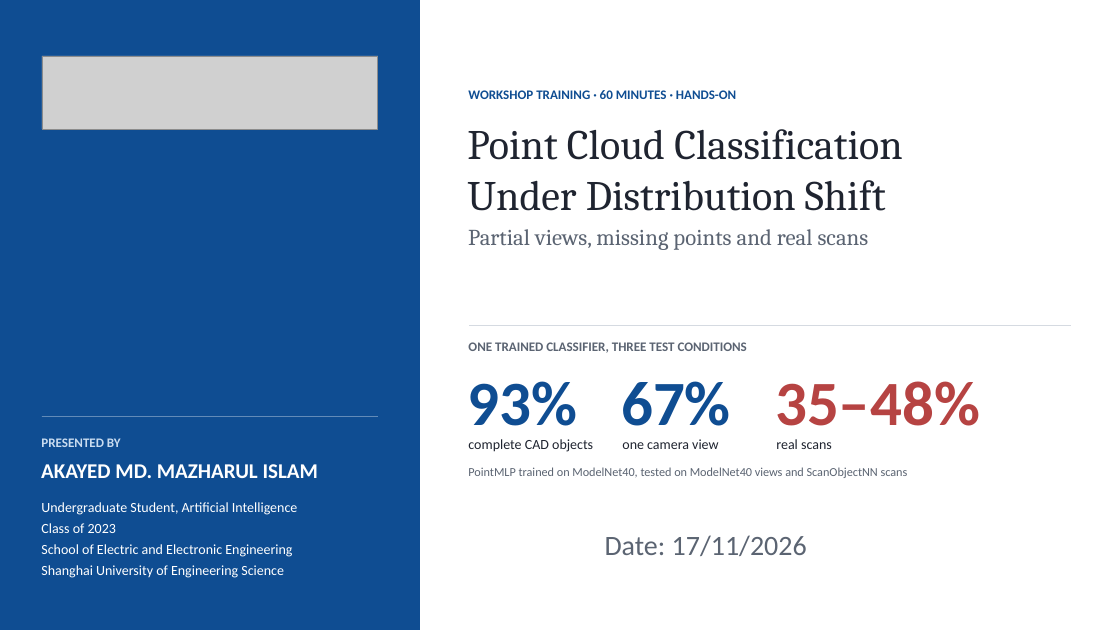
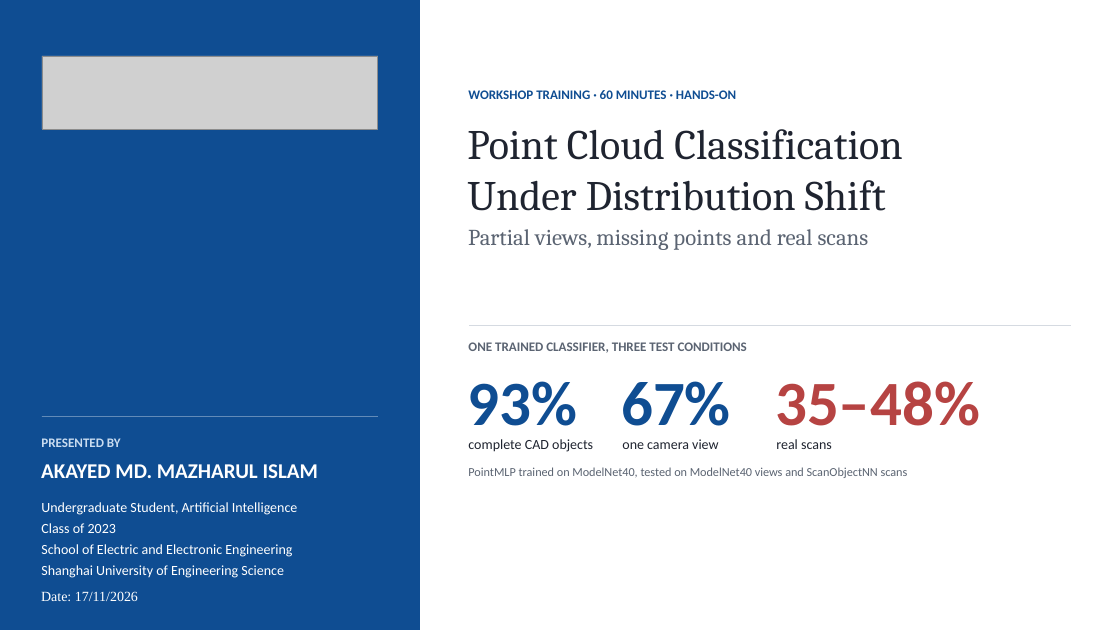
Before and after one commit to akayedackerman/cad-to-scan-pointmlp, a slide deck: slide 1 of slides/Point_Cloud_Classification_Workshop_SUES.pptx. Drawn at 1120x630 pixels with LibreOffice and Linux fonts; fonts in the diff are those of the drawing; grey boxes stand for pictures. Boxes give left, top, right and bottom in pixels: in the first picture for what was removed or moved away, otherwise in the second. Text is boxed around its words. In the diff, an @@ line names an element or a change of style, - is before the commit and + after.

Commit message:
Update the workshop slide deck and add CITATION.cff

```diff
--- a/slides/Point_Cloud_Classification_Workshop_SUES.pptx
+++ b/slides/Point_Cloud_Classification_Workshop_SUES.pptx
@@ text "Date: 17/11/2026": place and size @@
-text "Date: 17/11/2026" at box(605, 535, 807, 556)
+text "Date: 17/11/2026" at box(41, 591, 138, 601)
@@ text "Date: 17/11/2026" at box(41, 591, 138, 601): size 24 to 12 pt, font Calibri to Times New Roman, text colour #5B6472 to #FFFFFF @@
```
Also in this commit, not shown: 2 other files.
